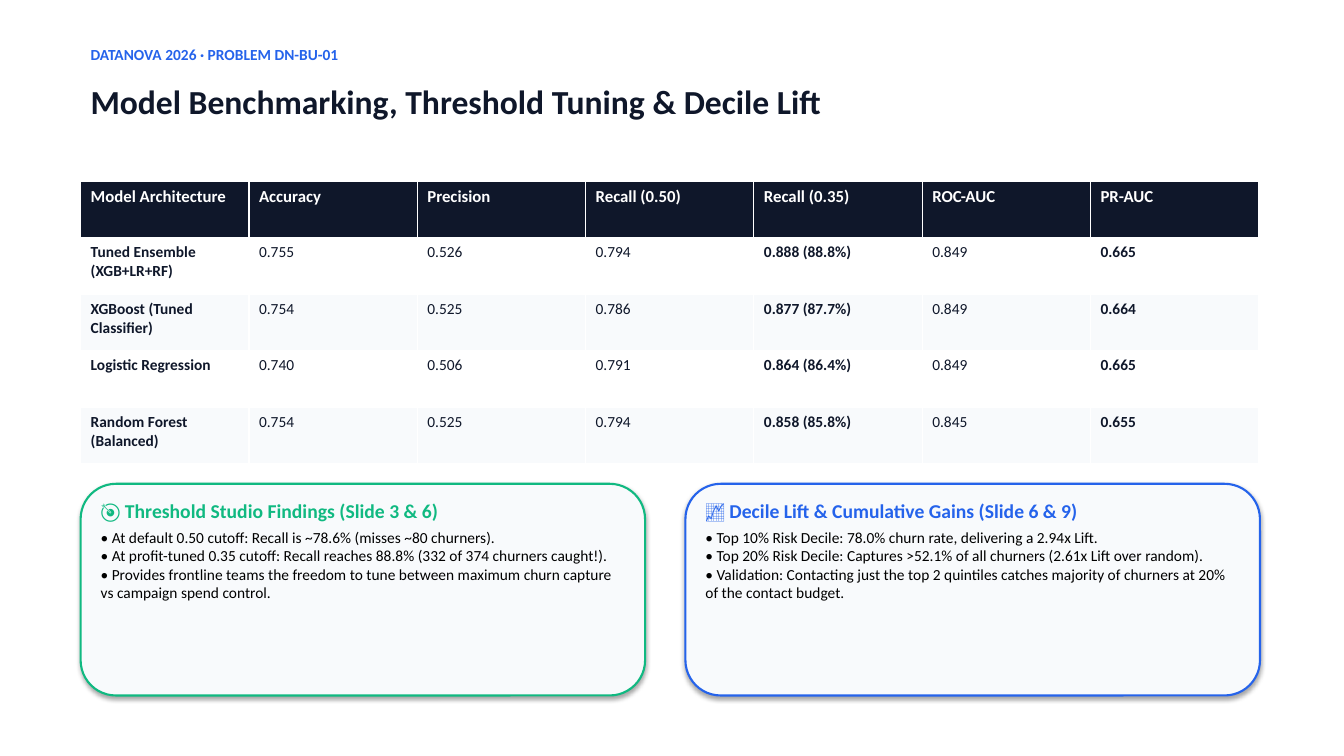
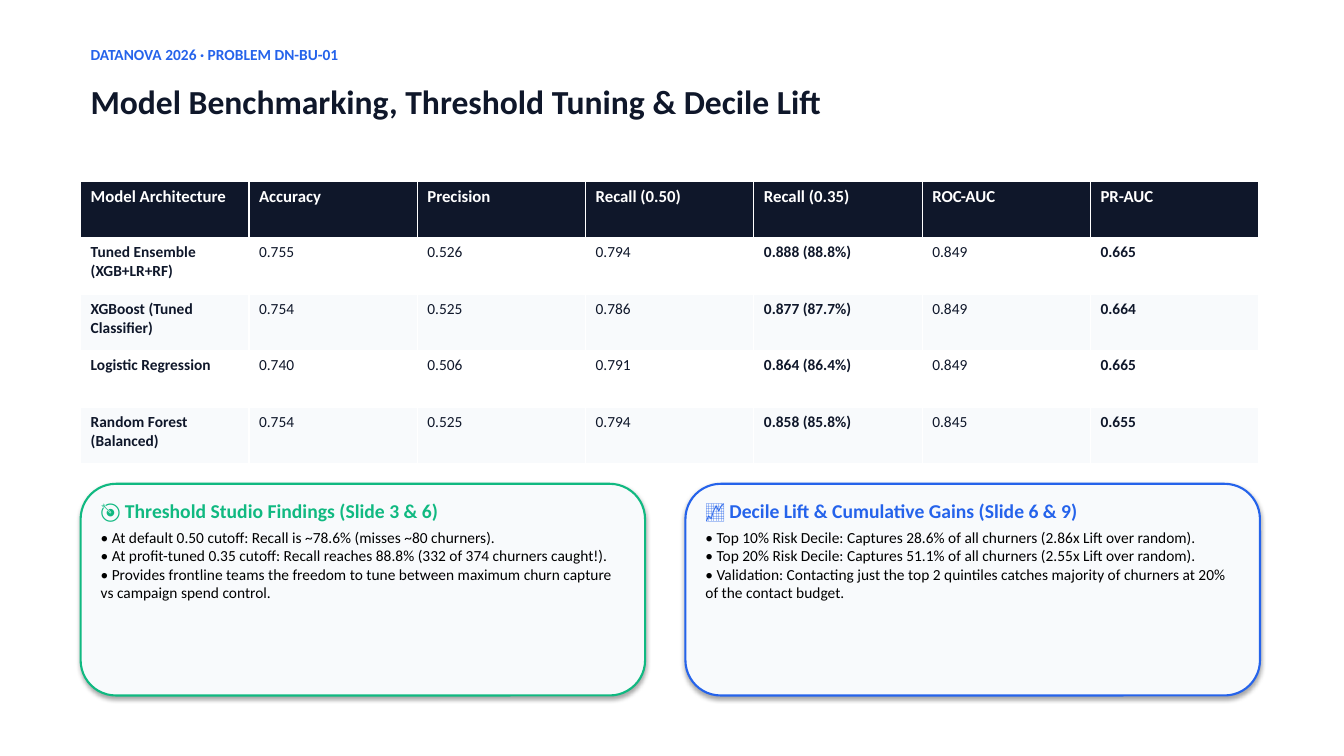
Before and after one commit to ayushtripathy-65/CHURN-HACKQUEST, a slide deck: slide 6 of HackQuest/DataNova_2026_Customer_Churn_Retention_Strategy.pptx. Drawn at 1344x756 pixels with LibreOffice and Linux fonts; fonts in the diff are those of the drawing. Boxes give left, top, right and bottom in pixels: in the first picture for what was removed or moved away, otherwise in the second. Text is boxed around its words. In the diff, an @@ line names an element or a change of style, - is before the commit and + after.

```diff
--- a/HackQuest/DataNova_2026_Customer_Churn_Retention_Strategy.pptx
+++ b/HackQuest/DataNova_2026_Customer_Churn_Retention_Strategy.pptx
@@ text at [717,532,1196,564]: text changed @@
-• Top 10% Risk Decile: 78.0% churn rate, delivering a 2.94x Lift.
-• Top 20% Risk Decile: Captures >52.1% of all churners (2.61x Lift over random).
+• Top 10% Risk Decile: Captures 28.6% of all churners (2.86x Lift over random).
+• Top 20% Risk Decile: Captures 51.1% of all churners (2.55x Lift over random).
```
Also in this commit, not shown: 2 other slides changed, 19 other files.
